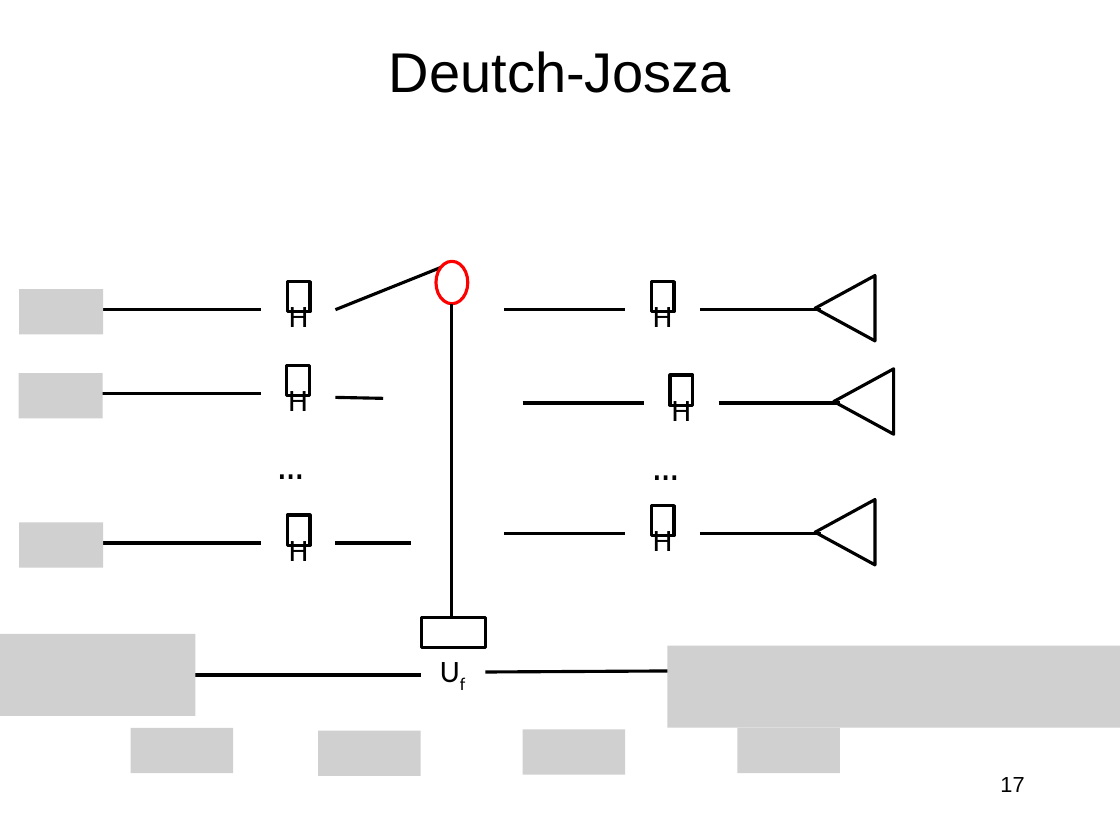
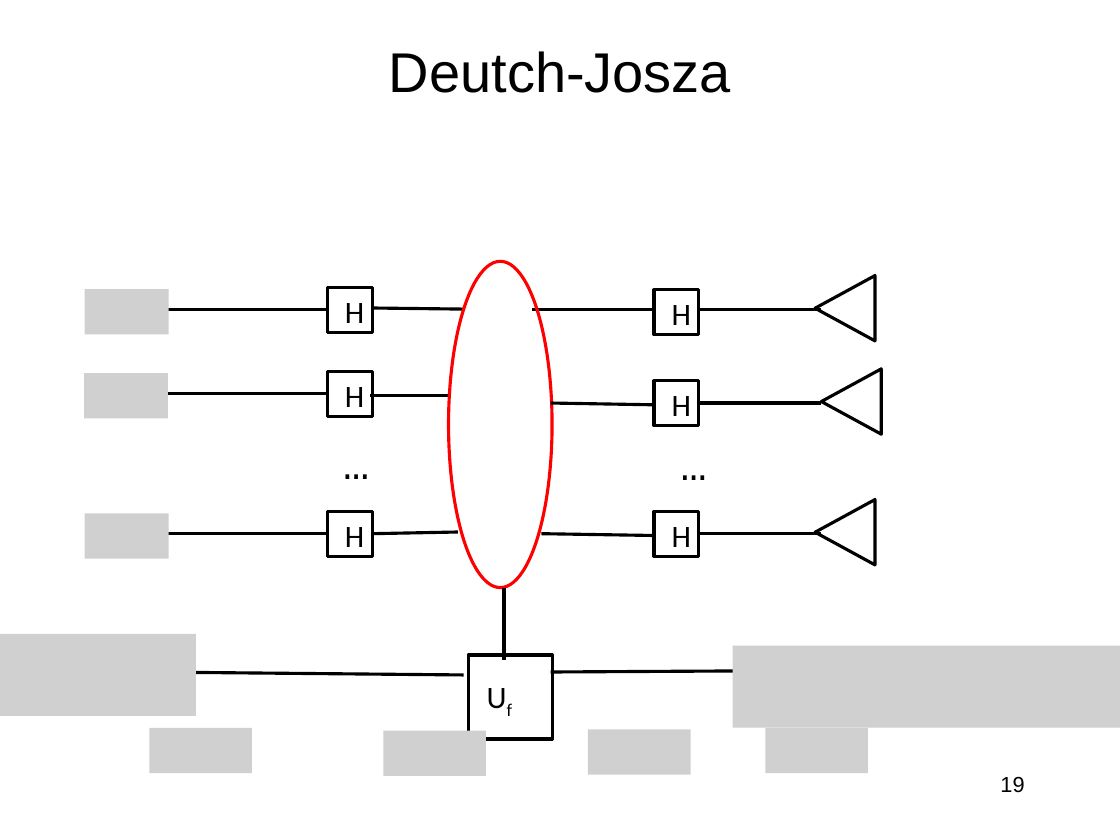
Before and after one commit to jlmucb/class_notes, a slide deck: slide 19 of BerkeleyClass/CS290Spring2013/Lectures/QC.pptx (slide 17 before the commit). Drawn at 1120x840 pixels with LibreOffice and Linux fonts; fonts in the diff are those of the drawing; grey boxes stand for pictures. Boxes give left, top, right and bottom in pixels: in the first picture for what was removed or moved away, otherwise in the second. Text is boxed around its words. In the diff, an @@ line names an element or a change of style, - is before the commit and + after.

```diff
--- a/BerkeleyClass/CS290Spring2013/Lectures/QC.pptx
+++ b/BerkeleyClass/CS290Spring2013/Lectures/QC.pptx
@@ ellipse: place and size @@
-ellipse at [436,261,467,304]
+ellipse at [448,261,551,587]
@@ picture removed at [19,289,103,334] @@
@@ picture added at [84,289,168,334] @@
@@ text "H": place and size @@
-text "H" at [289,307,308,327]
+text "H" at [345,303,364,323]
@@ rectangle: place and size @@
-rectangle at [288,282,310,312]
+rectangle at [327,288,372,333]
@@ text "H": place and size @@
-text "H" at [653,307,672,327]
+text "H" at [672,305,691,325]
@@ rectangle: place and size @@
-rectangle at [652,282,674,312]
+rectangle at [654,290,699,335]
@@ line moved from (336, 310) - (440, 268) to (372, 308) - (464, 309) @@
@@ line removed from (452, 304) to (452, 618) @@
@@ text "H": place and size @@
-text "H" at [288,391,307,411]
+text "H" at [345,387,364,407]
@@ rectangle: place and size @@
-rectangle at [287,366,309,396]
+rectangle at [327,372,372,417]
@@ text "H": place and size @@
-text "H" at [672,401,691,421]
+text "H" at [672,396,691,416]
@@ rectangle: place and size @@
-rectangle at [670,375,692,405]
+rectangle at [654,381,699,426]
@@ triangle: place and size @@
-triangle at [834,369,893,434]
+triangle at [822,369,881,434]
@@ line moved from (336, 398) - (383, 399) to (371, 395) - (450, 395) @@
@@ line moved from (523, 403) - (644, 403) to (551, 403) - (653, 404) @@
@@ line moved from (719, 403) - (840, 403) to (700, 403) - (821, 403) @@
@@ picture removed at [19,523,103,568] @@
@@ picture added at [84,513,168,558] @@
@@ line moved from (84, 543) - (261, 543) to (149, 534) - (327, 534) @@
@@ text "H": place and size @@
-text "H" at [289,541,308,561]
+text "H" at [345,527,364,547]
@@ rectangle: place and size @@
-rectangle at [288,515,310,545]
+rectangle at [327,512,372,557]
@@ line moved from (336, 543) - (411, 543) to (372, 534) - (458, 532) @@
@@ line moved from (504, 534) - (625, 534) to (541, 534) - (653, 535) @@
@@ text "H": place and size @@
-text "H" at [653,531,672,551]
+text "H" at [672,527,691,547]
@@ rectangle: place and size @@
-rectangle at [652,506,674,536]
+rectangle at [654,512,699,557]
@@ line added from (504, 588) to (504, 660), #000000 2 pt @@
@@ rectangle: place and size @@
-rectangle at [421,618,485,648]
+rectangle at [468,655,552,739]
@@ 4 pictures, 3 lines, 1 text: place and size @@
-4 pictures, 3 lines, 1 text at [19,310,1120,775]
+4 pictures, 3 lines, 1 text at [84,310,1120,775]
@@ line moved from (160, 675) - (421, 675) to (149, 672) - (464, 675) @@
@@ text "Uf" rewrapped from [411,646,495,696] to [457,672,541,756] @@
@@ picture: place and size @@
-picture at [131,728,234,773]
+picture at [149,728,252,773]
@@ 1 line, 1 text, 1 picture: place and size @@
-1 line, 1 text, 1 picture at [504,310,840,773]
+1 line, 1 text, 1 picture at [532,310,868,773]
@@ page number at [1000,776,1024,793]: text changed @@
-17
+19
```
Also in this commit, not shown: 5 other slides changed, 7 slides added, 4 slides removed.
